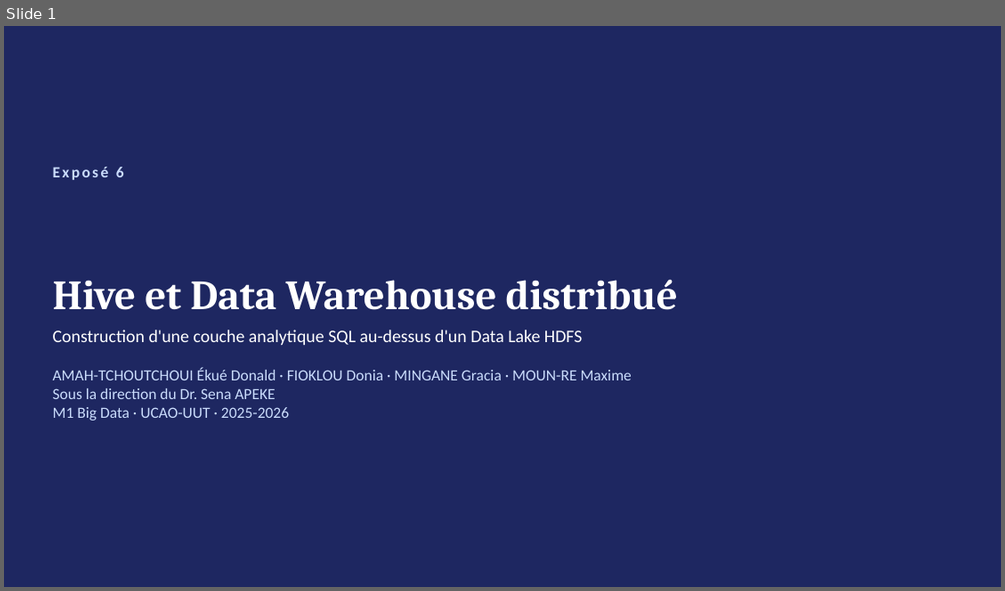
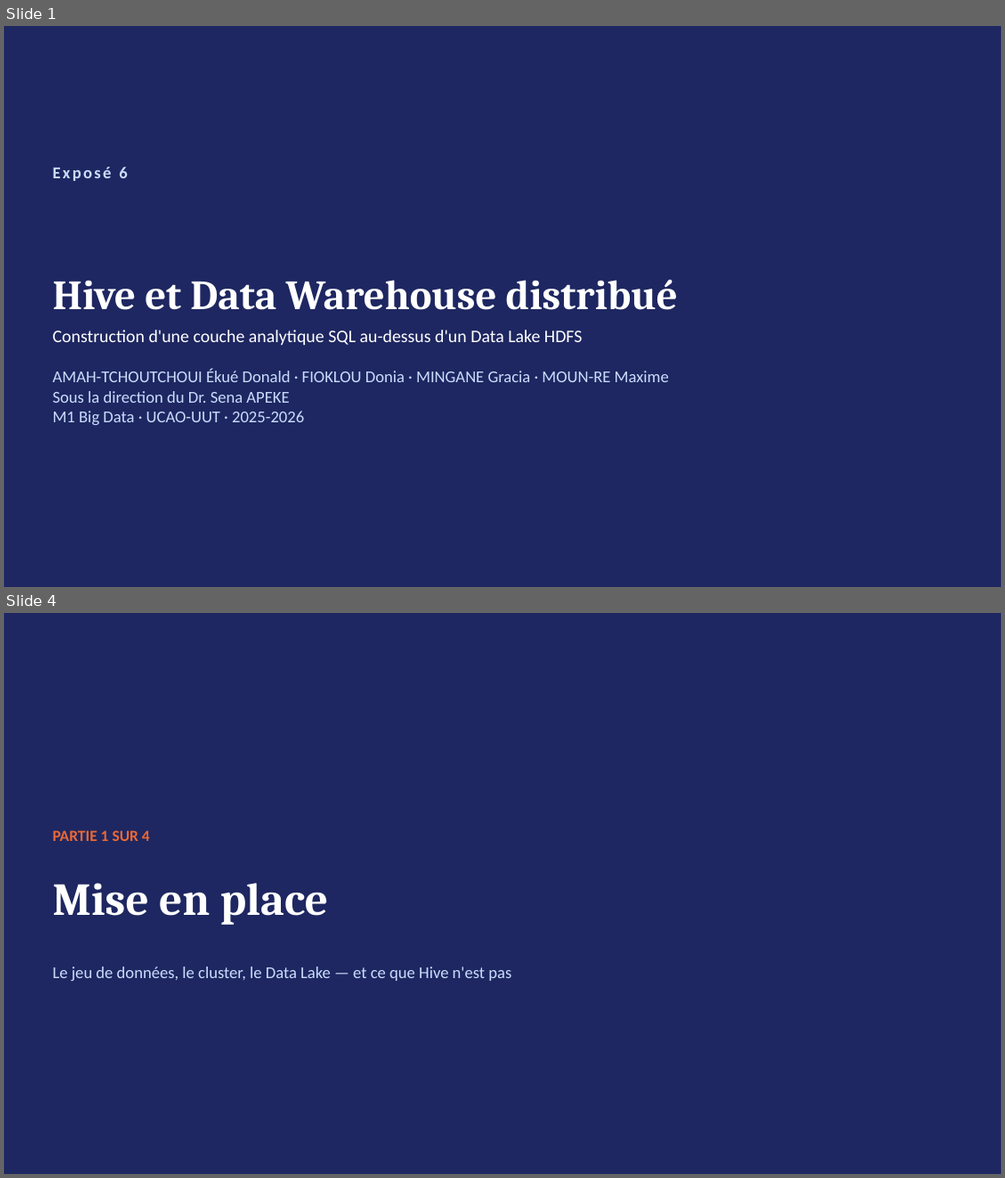
Before and after one commit to donaldamah/TP6-HIVE-Groupe6, a slide deck: Expose6_Hive_Groupe6.pptx. Shown one above the other, each under a label of ours: slide 1 before the commit, slides 1 and 4 after it; the slides between them are not shown. The pictures are 1005x591 and 1005x1178 pixels, drawn with LibreOffice and Linux fonts; fonts in the diff are those of the drawing. Boxes give left, top, right and bottom in pixels: in the first picture for what was removed or moved away, otherwise in the second. Text is boxed around its words. In the diff, an @@ line names an element or a change of style, - is before the commit and + after.

```diff
--- a/Expose6_Hive_Groupe6.pptx
+++ b/Expose6_Hive_Groupe6.pptx
@@ slide 4 added at box(4, 613, 1001, 1174), background #1E2761 @@
@@ text added at box(53, 830, 150, 841), 15 pt, text #EB6834, bold @@
+PARTIE 1 SUR 4
@@ text added at box(53, 883, 328, 925), 44 pt, text #FFFFFF, bold @@
+Mise en place
@@ text added at box(53, 966, 511, 981), 16 pt, text #CADCFC @@
+Le jeu de données, le cluster, le Data Lake — et ce que Hive n'est pas
@@ slide 1 changed as well @@
@@ text "Exposé 6" at box(53, 167, 127, 181): size 15 to 16 pt @@
@@ text at box(53, 369, 669, 425): size 15 to 16 pt in "AMAH-TCHOUTCHOUI Ékué Donald · FIOKLOU Donia · ...", "Sous la direction du Dr. Sena APEKE", "M1 Big Data · UCAO-UUT · 2025-2026" @@
```
Also in this commit, not shown: 18 other slides changed, 3 other slides added, 11 other files.
